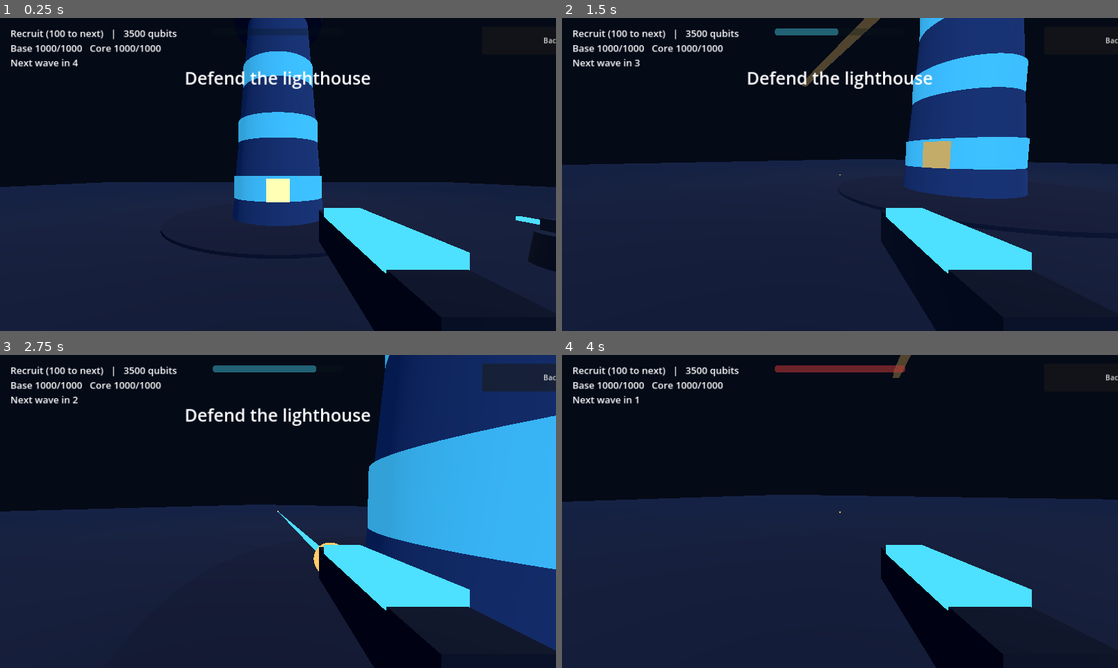
Above: before the commit, frames 1-4 (two rows, left to right).
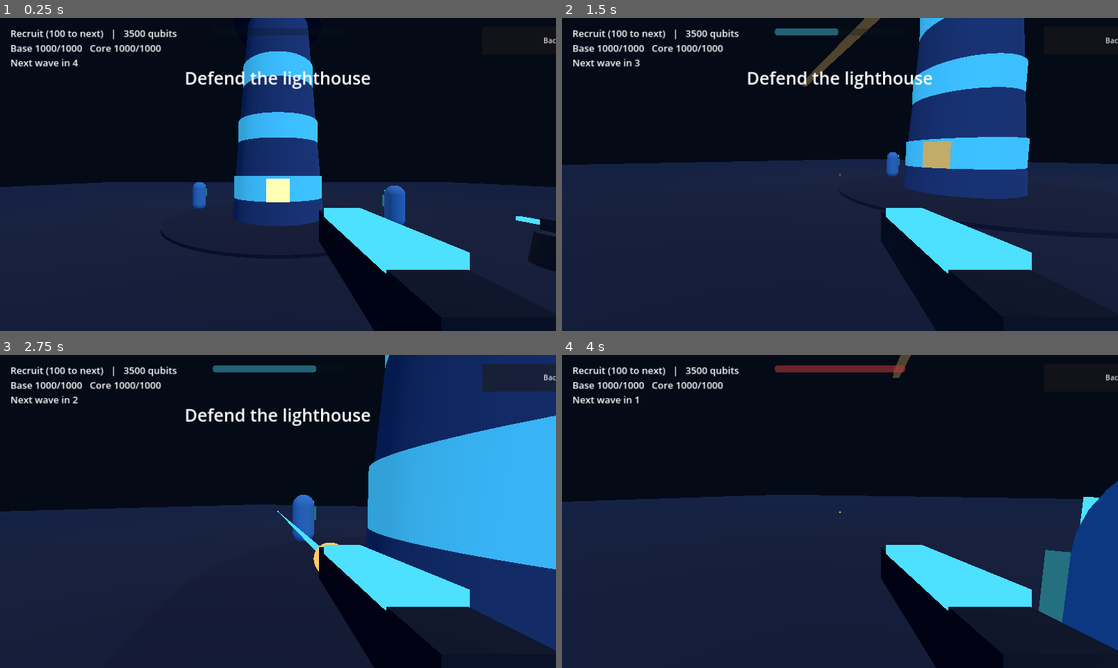
Above: after the commit, the same moments.

Repository: V1ron6/lighthouse
Game: Godot game, scene res://scenes/base/base_defence.tscn
The game is run twice, just before and just after one commit, with the same random seed, the same clock (stepped at 60 frames per second) and the same inputs. This scene is started directly instead of the project's main scene.
Inputs (mouse positions are in pixels of both pictures, inside the frame that each line leads up to):
- Up to frame 1 (0.25 s): no input
- Up to frame 2 (1.5 s): move the mouse to (962, 158) at 0.52 s; hold D (move_right) 0.53-1.28 s; hold Space (fire) 0.53-1.28 s; click (962, 158) at 0.67 s; move the mouse to (812, 174) at 1.27 s; hold W (move_forward) from 1.28 s (still down); tap Space (fire) at 1.35 s
- Up to frame 3 (2.75 s): keep holding W (move_forward); move the mouse to (289, 505) at 2.02 s; hold Space (fire) from 2.03 s (still down)
- Up to frame 4 (4 s): keep holding W (move_forward); move the mouse to (834, 517) at 2.77 s; release Space (fire) at 2.78 s; tap Space (fire) at 2.85 s; click (834, 517) at 2.92 s; move the mouse to (878, 514) at 3.52 s; hold Space (fire) from 3.53 s (still down)

The runs differ from the first frame. In frame 1, 0.6% of the frame differs, in the area x 34-73%, y 52-67%; in frame 2, 0.2%; in frame 3, 0.5%; in frame 4, 4.8%, in the area x 85-100%, y 40-95%.

Commit message:
stage 9

Diff:
--- a/autoload/game_manager.gd
+++ b/autoload/game_manager.gd
@@ -23,6 +23,10 @@
 ## Base attack while the player is away on a mission (they chose to continue).
 ## Each turret stops this many attackers. The rest damage the base.
 const DEFENDED_PER_TURRET := 4
+## Each comrade left at the base stops this many attackers while the player is away.
+const DEFENDED_PER_COMRADE := 2
+## Comrades the lighthouse can station: this plus one per rank.
+const BASE_COMRADE_SLOTS := 2
 const DAMAGE_PER_LEAKED := 60
 ## Turrets the lighthouse can run at once: this plus one per rank.
 const BASE_TURRET_SLOTS := 1
@@ -46,6 +50,7 @@
 const STARTING_INVENTORY := {
 	"fighter_jet": 1,
 	"turret": 1,
+	"comrade": 2,
 	"energy_rifle": 1,
 	"machete": 1,
 }
@@ -163,6 +168,15 @@
 	return mini(inventory.get("turret", 0), max_turrets())
 
 
+## Comrades stationed at the lighthouse: owned, capped by rank.
+func usable_comrades() -> int:
+	return mini(inventory.get("comrade", 0), max_comrades())
+
+
+func max_comrades() -> int:
+	return BASE_COMRADE_SLOTS + rank_index
+
+
 func max_turrets() -> int:
 	return BASE_TURRET_SLOTS + rank_index
 
@@ -232,12 +246,14 @@
 ## is attacked by `strength` enemies. Changes nothing.
 func preview_unattended_attack(strength: int) -> Dictionary:
 	var turrets: int = usable_turrets()
-	var defended := turrets * DEFENDED_PER_TURRET
+	var comrades: int = usable_comrades()
+	var defended := turrets * DEFENDED_PER_TURRET + comrades * DEFENDED_PER_COMRADE
 	var leaked := maxi(0, strength - defended)
 	var raw_damage := leaked * DAMAGE_PER_LEAKED
 	var base_damage := mini(base_health, raw_damage)
 	return {
 		"turrets": turrets,
+		"comrades": comrades,
 		"defended": mini(defended, strength),
 		"leaked": leaked,
 		"base_damage": base_damage,
--- a/data/item_data.gd
+++ b/data/item_data.gd
@@ -20,13 +20,15 @@
 	"interceptor": {"name": "Interceptor jet", "type": "vehicle", "min_rank": 2, "price": 7000},
 	"gunship": {"name": "Gunship", "type": "vehicle", "min_rank": 4, "price": 15000},
 
+	"comrade": {"name": "Comrade soldier", "type": "crew", "min_rank": 0, "price": 900},
+
 	# Raw goods. Their prices change over time (see GameManager.roll_prices).
 	"ammo": {"name": "Ammo crate", "type": "raw", "min_rank": 0, "price": 20},
 	"fuel": {"name": "Fuel cell", "type": "raw", "min_rank": 0, "price": 35},
 	"supplies": {"name": "Supply pack", "type": "raw", "min_rank": 0, "price": 25},
 }
 
-const TYPE_ORDER: Array[String] = ["weapon", "defence", "vehicle"]
+const TYPE_ORDER: Array[String] = ["weapon", "defence", "crew", "vehicle"]
 
 
 static func base_price(item_id: String) -> int:
--- a/scenes/base/base_defence.gd
+++ b/scenes/base/base_defence.gd
@@ -6,6 +6,7 @@
 const HudScript := preload("res://scenes/ui/game_hud.gd")
 const BaseScript := preload("res://scenes/base/lighthouse_base.gd")
 const TurretScript := preload("res://scenes/base/turret.gd")
+const ComradeScript := preload("res://scenes/base/comrade.gd")
 const WaveScript := preload("res://scenes/base/wave_manager.gd")
 
 const MAIN_SCENE := "res://scenes/levels/main.tscn"
@@ -38,6 +39,7 @@
 
 	add_child(BaseScript.new())
 	_build_turrets()
+	_build_comrades()
 
 	_hud = HudScript.new()
 	add_child(_hud)
@@ -135,6 +137,17 @@
 		add_child(turret)
 
 
+## The player's comrades, stationed in a ring around the lighthouse.
+func _build_comrades() -> void:
+	var count: int = GameManager.usable_comrades()
+	for i in count:
+		var angle := TAU * float(i) / maxf(1.0, float(count)) + 0.4
+		var comrade: CharacterBody3D = ComradeScript.new()
+		comrade.post = Vector3(cos(angle) * 5.5, 0.0, sin(angle) * 5.5)
+		comrade.position = comrade.post + Vector3(0.0, 0.1, 0.0)
+		add_child(comrade)
+
+
 func _spawn_player() -> void:
 	_player = PlayerScene.instantiate()
 	_player.position = PLAYER_START
--- /dev/null
+++ b/scenes/base/comrade.gd
@@ -0,0 +1,313 @@
+extends CharacterBody3D
+## Comrade: one of the player's own soldiers, stationed at the lighthouse.
+## Fights beside the player when the base is attacked. The player goes on missions
+## alone, so while away the comrades hold the base (see GameManager.DEFENDED_PER_COMRADE).
+##
+## Decision loop every 0.3s:
+##   GUARD      stand at an assigned post near the lighthouse
+##   ENGAGE     pick the best target in range (enemies closest to the base first,
+##              weakest first among those), keep distance, strafe, shoot
+##   FALL_BACK  below 35% health: take cover on the far side of the lighthouse
+##              from the nearest enemy, heal, return at 70%
+##   DOWN       out of the fight; back at the post after a delay (never lost for good)
+
+enum State { GUARD, ENGAGE, FALL_BACK, DOWN }
+
+const Fx := preload("res://scripts/fx.gd")
+
+const MAX_HEALTH := 100
+const SPEED := 5.5
+const TURN_SPEED := 9.0
+const FIRE_RANGE := 24.0
+const PREFERRED_RANGE := 12.0
+const FIRE_INTERVAL := 0.6
+const DAMAGE := 12
+const ACCURACY := 0.8
+const THINK_INTERVAL := 0.3
+const LEASH := 15.0
+const FALL_BACK_HEALTH := 0.35
+const RECOVER_HEALTH := 0.7
+const REGEN_PER_SECOND := 5.0
+const RESPAWN_TIME := 25.0
+
+const BODY_COLOR := Color(0.25, 0.55, 0.8)
+const ARMOUR_COLOR := Color(0.3, 0.88, 1.0)
+const BOLT_COLOR := Color(0.4, 0.95, 1.0)
+
+signal downed
+
+## Where this comrade stands when idle. Set by the level before adding to the tree.
+var post := Vector3.ZERO
+var health := MAX_HEALTH
+var state: State = State.GUARD
+
+var _base: Node3D = null
+var _target: Node3D = null
+var _wall_normal := Vector3.ZERO
+var _gravity: float = ProjectSettings.get_setting("physics/3d/default_gravity")
+var _think_timer := randf() * THINK_INTERVAL
+var _fire_cooldown := 0.0
+var _strafe := 1.0 if randf() < 0.5 else -1.0
+var _down_timer := 0.0
+var _shape: CollisionShape3D
+var _visual: Node3D
+
+
+func _ready() -> void:
+	add_to_group("allies")
+	_shape = CollisionShape3D.new()
+	var capsule := CapsuleShape3D.new()
+	capsule.height = 1.8
+	capsule.radius = 0.4
+	_shape.shape = capsule
+	_shape.position = Vector3(0.0, 0.9, 0.0)
+	add_child(_shape)
+
+	_visual = Node3D.new()
+	add_child(_visual)
+	var body_material := StandardMaterial3D.new()
+	body_material.albedo_color = BODY_COLOR
+	var body := MeshInstance3D.new()
+	var body_mesh := CapsuleMesh.new()
+	body_mesh.radius = 0.4
+	body_mesh.height = 1.8
+	body_mesh.material = body_material
+	body.mesh = body_mesh
+	body.position = Vector3(0.0, 0.9, 0.0)
+	_visual.add_child(body)
+
+	var visor := MeshInstance3D.new()
+	var visor_mesh := BoxMesh.new()
+	visor_mesh.size = Vector3(0.5, 0.14, 0.12)
+	visor_mesh.material = Fx.glow_material(ARMOUR_COLOR)
+	visor.mesh = visor_mesh
+	visor.position = Vector3(0.0, 1.5, -0.34)
+	_visual.add_child(visor)
+
+	var plate := MeshInstance3D.new()
+	var plate_mesh := BoxMesh.new()
+	plate_mesh.size = Vector3(0.7, 0.5, 0.2)
+	plate_mesh.material = Fx.glow_material(ARMOUR_COLOR.darkened(0.5))
+	plate.mesh = plate_mesh
+	plate.position = Vector3(0.0, 1.1, -0.28)
+	_visual.add_child(plate)
+
+
+func _physics_process(delta: float) -> void:
+	if state == State.DOWN:
+		_down_timer -= delta
+		if _down_timer <= 0.0:
+			_stand_up()
+		return
+
+	_fire_cooldown -= delta
+	_think_timer -= delta
+	if _think_timer <= 0.0:
+		_think_timer = THINK_INTERVAL
+		_think()
+
+	var move_direction := Vector3.ZERO
+	var face := Vector3.ZERO
+	var speed := SPEED
+	match state:
+		State.GUARD:
+			move_direction = _toward(post, 1.0)
+		State.ENGAGE:
+			if _target != null and is_instance_valid(_target):
+				var to_target := _target.global_position - global_position
+				to_target.y = 0.0
+				var distance := to_target.length()
+				face = to_target.normalized()
+				var side := Vector3(-face.z, 0.0, face.x)
+				if distance < PREFERRED_RANGE - 4.0:
+					move_direction = -face
+				elif distance > PREFERRED_RANGE + 4.0 and _within_leash(face):
+					move_direction = face
+				else:
+					move_direction = side * _strafe
+					speed *= 0.5
+		State.FALL_BACK:
+			move_direction = _toward(_cover_point(), 1.0)
+			health = mini(MAX_HEALTH, health + int(REGEN_PER_SECOND * delta + randf()))
+
+	if _wall_normal != Vector3.ZERO and move_direction != Vector3.ZERO:
+		var slid := move_direction.slide(_wall_normal)
+		if slid.length() < 0.3:
+			slid = Vector3(-_wall_normal.z, 0.0, _wall_normal.x) * _strafe
+		move_direction = slid.normalized()
+
+	velocity.x = move_direction.x * speed
+	velocity.z = move_direction.z * speed
+	if is_on_floor():
+		velocity.y = 0.0
+	else:
+		velocity.y -= _gravity * delta
+
+	var look := face if face != Vector3.ZERO else move_direction
+	if look != Vector3.ZERO:
+		rotation.y = lerp_angle(rotation.y, atan2(-look.x, -look.z), TURN_SPEED * delta)
+
+	move_and_slide()
+	_wall_normal = Vector3.ZERO
+	if is_on_wall():
+		var normal := get_wall_normal()
+		normal.y = 0.0
+		if normal.length() > 0.01:
+			_wall_normal = normal.normalized()
+
+	if state == State.ENGAGE or state == State.FALL_BACK:
+		_try_fire()
+
+
+# --- Thinking ---
+
+func _think() -> void:
+	if _base == null or not is_instance_valid(_base):
+		_base = get_tree().get_first_node_in_group("base") as Node3D
+	if randf() < 0.3:
+		_strafe = -_strafe
+
+	var hp := float(health) / MAX_HEALTH
+	_target = _best_target()
+	match state:
+		State.GUARD:
+			if hp < FALL_BACK_HEALTH:
+				state = State.FALL_BACK
+			elif _target != null:
+				state = State.ENGAGE
+		State.ENGAGE:
+			if hp < FALL_BACK_HEALTH:
+				state = State.FALL_BACK
+			elif _target == null:
+				state = State.GUARD
+		State.FALL_BACK:
+			if hp >= RECOVER_HEALTH:
+				state = State.GUARD
+
+
+## Enemies near the lighthouse come first (they are hurting the base), and the
+## weakest of those first, so kills happen fast. Needs a clear line of fire.
+func _best_target() -> Node3D:
+	var best: Node3D = null
+	var best_score := INF
+	var base_pos := _base.global_position if _base != null else global_position
+	for enemy in get_tree().get_nodes_in_group("enemies"):
+		var node := enemy as Node3D
+		if node == null:
+			continue
+		var distance := node.global_position.distance_to(global_position)
+		if distance > FIRE_RANGE:
+			continue
+		if not _has_line_of_sight(node):
+			continue
+		var enemy_health: float = float(node.get("health")) if node.get("health") != null else 50.0
+		var score := node.global_position.distance_to(base_pos) + enemy_health * 0.1
+		if score < best_score:
+			best_score = score
+			best = node
+	return best
+
+
+func _nearest_enemy() -> Node3D:
+	var best: Node3D = null
+	var best_distance := INF
+	for enemy in get_tree().get_nodes_in_group("enemies"):
+		var node := enemy as Node3D
+		if node == null:
+			continue
+		var distance := node.global_position.distance_to(global_position)
+		if distance < best_distance:
+			best_distance = distance
+			best = node
+	return best
+
+
+## The spot on the far side of the lighthouse from the nearest enemy.
+func _cover_point() -> Vector3:
+	if _base == null:
+		return post
+	var threat := _nearest_enemy()
+	if threat == null:
+		return post
+	var away := _base.global_position - threat.global_position
+	away.y = 0.0
+	if away.length() < 0.1:
+		return post
+	return _base.global_position + away.normalized() * 6.0
+
+
+func _within_leash(direction: Vector3) -> bool:
+	if _base == null:
+		return true
+	var ahead := global_position + direction * 2.0
+	return ahead.distance_to(_base.global_position) <= LEASH
+
+
+func _toward(point: Vector3, stop_distance: float) -> Vector3:
+	var delta := point - global_position
+	delta.y = 0.0
+	if delta.length() <= stop_distance:
+		return Vector3.ZERO
+	return delta.normalized()
+
+
+func _has_line_of_sight(node: Node3D) -> bool:
+	var from := global_position + Vector3(0.0, 1.4, 0.0)
+	var to := node.global_position + Vector3(0.0, 0.8, 0.0)
+	var query := PhysicsRayQueryParameters3D.create(from, to)
+	query.exclude = [get_rid()]
+	var hit := get_world_3d().direct_space_state.intersect_ray(query)
+	if hit.is_empty():
+		return true
+	return hit["collider"] == node
+
+
+# --- Shooting ---
+
+func _try_fire() -> void:
+	if _fire_cooldown > 0.0:
+		return
+	var enemy := _target
+	if state == State.FALL_BACK:
+		enemy = _nearest_enemy()
+	if enemy == null or not is_instance_valid(enemy) or not enemy.has_method("take_hit"):
+		return
+	if enemy.global_position.distance_to(global_position) > FIRE_RANGE or not _has_line_of_sight(enemy):
+		return
+	_fire_cooldown = FIRE_INTERVAL
+	var from := global_position + Vector3(0.0, 1.4, 0.0)
+	var to := enemy.global_position + Vector3(0.0, 0.8, 0.0)
+	if randf() <= ACCURACY:
+		enemy.take_hit(DAMAGE)
+	else:
+		to += Vector3(randf_range(-1.0, 1.0), randf_range(-0.4, 0.4), randf_range(-1.0, 1.0))
+	Fx.tracer(self, from, to, BOLT_COLOR)
+
+
+# --- Damage ---
+
+func take_damage(amount: int) -> void:
+	if state == State.DOWN or amount <= 0:
+		return
+	health = maxi(0, health - amount)
+	if health == 0:
+		_go_down()
+
+
+func _go_down() -> void:
+	state = State.DOWN
+	_down_timer = RESPAWN_TIME
+	remove_from_group("allies")
+	_shape.set_deferred("disabled", true)
+	_visual.visible = false
+	downed.emit()
+
+
+func _stand_up() -> void:
+	health = MAX_HEALTH
+	state = State.GUARD
+	global_position = post + Vector3(0.0, 0.1, 0.0)
+	velocity = Vector3.ZERO
+	add_to_group("allies")
+	_shape.set_deferred("disabled", false)
+	_visual.visible = true
--- a/scenes/enemies/scout.gd
+++ b/scenes/enemies/scout.gd
@@ -159,7 +159,23 @@
 		if to_player.length() <= AGGRO_RANGE:
 			target = _player
 			return
-	target = _base
+	var ally := _nearest_ally(5.0)
+	target = ally if ally != null else _base
+
+
+## A comrade close by that is worth biting on the way to the lighthouse.
+func _nearest_ally(max_distance: float) -> Node3D:
+	var best: Node3D = null
+	var best_distance := max_distance
+	for node in get_tree().get_nodes_in_group("allies"):
+		var ally := node as Node3D
+		if ally == null:
+			continue
+		var distance := ally.global_position.distance_to(global_position)
+		if distance < best_distance:
+			best_distance = distance
+			best = ally
+	return best
 
 
 func take_hit(damage: int) -> void:
--- a/scenes/enemies/soldier.gd
+++ b/scenes/enemies/soldier.gd
@@ -281,6 +281,10 @@
 ## The player, plus every turret that can reach this soldier.
 func _count_threats() -> int:
 	var count := 1 if _player != null else 0
+	for comrade in get_tree().get_nodes_in_group("allies"):
+		var friend := comrade as Node3D
+		if friend != null and friend.global_position.distance_to(global_position) <= TURRET_THREAT_RADIUS:
+			count += 1
 	for turret in get_tree().get_nodes_in_group("turrets"):
 		var node := turret as Node3D
 		if node != null and node.global_position.distance_to(global_position) <= TURRET_THREAT_RADIUS:
@@ -319,7 +323,22 @@
 		if to_player.length() <= range_limit:
 			target = _player
 			return
-	target = _base
+	var ally := _nearest_ally(12.0)
+	target = ally if ally != null else _base
+
+
+func _nearest_ally(max_distance: float) -> Node3D:
+	var best: Node3D = null
+	var best_distance := max_distance
+	for node in get_tree().get_nodes_in_group("allies"):
+		var ally := node as Node3D
+		if ally == null:
+			continue
+		var distance := ally.global_position.distance_to(global_position)
+		if distance < best_distance:
+			best_distance = distance
+			best = ally
+	return best
 
 
 func _has_line_of_sight() -> bool:
--- a/scenes/levels/main.gd
+++ b/scenes/levels/main.gd
@@ -52,7 +52,7 @@
 
 
 func _refresh(_a: Variant = null, _b: Variant = null) -> void:
-	_label.text = "LIGHTHOUSE  |  Stage 8\nRank: %s  (%d pts, %d to next)\nQubits: %d   Turret slots: %d\nBase: %d/%d   Core: %d/%d" % [
+	_label.text = "LIGHTHOUSE  |  Stage 9\nRank: %s  (%d pts, %d to next)\nQubits: %d   Turret slots: %d\nBase: %d/%d   Core: %d/%d" % [
 		GameManager.get_rank_name(),
 		GameManager.points,
 		GameManager.points_to_next_rank(),
--- a/scenes/missions/mission_level.gd
+++ b/scenes/missions/mission_level.gd
@@ -116,8 +116,8 @@
 	var text := "ALERT: the lighthouse is under attack!\nAttackers: %d\n\n" % strength
 	text += "Defend the base: this mission is abandoned and its reward (%d qubits, %d points) is lost.\n\n" % [
 		int(_mission["reward_qubits"]), int(_mission["reward_points"])]
-	text += "Carry on: your turrets stop %d attackers. The base takes about %d damage and you lose about %d rank points." % [
-		int(preview["defended"]), int(preview["base_damage"]) + int(preview["core_damage"]), int(preview["points_lost"])]
+	text += "Carry on: your %d turrets and %d comrades stop %d attackers. The base takes about %d damage and you lose about %d rank points." % [
+		int(preview["turrets"]), int(preview["comrades"]), int(preview["defended"]), int(preview["base_damage"]) + int(preview["core_damage"]), int(preview["points_lost"])]
 	_panel_mode = "attack"
 	get_tree().paused = true
 	_hud.show_panel(text, ["Defend the base", "Carry on with the mission"])
--- a/scenes/ui/armoury.gd
+++ b/scenes/ui/armoury.gd
@@ -3,7 +3,7 @@
 ## Shows what the player owns and what is still locked. Buying comes in Stage 7.
 
 const ItemData := preload("res://data/item_data.gd")
-const TYPE_TITLES := {"weapon": "WEAPONS", "defence": "LIGHTHOUSE DEFENCES", "vehicle": "VEHICLES"}
+const TYPE_TITLES := {"weapon": "WEAPONS", "defence": "LIGHTHOUSE DEFENCES", "crew": "CREW", "vehicle": "VEHICLES"}
 
 var _list: VBoxContainer
 var _header: Label
@@ -44,7 +44,7 @@
 
 
 func _rebuild() -> void:
-	_header.text = "ARMOURY  |  %s  |  turret slots: %d" % [GameManager.get_rank_name(), GameManager.max_turrets()]
+	_header.text = "ARMOURY  |  %s  |  turret slots: %d  |  comrade slots: %d" % [GameManager.get_rank_name(), GameManager.max_turrets(), GameManager.max_comrades()]
 	for child in _list.get_children():
 		child.queue_free()
 	for type in ItemData.TYPE_ORDER:
--- a/scenes/ui/market.gd
+++ b/scenes/ui/market.gd
@@ -8,9 +8,10 @@
 	"raw": "RAW GOODS (prices change)",
 	"weapon": "WEAPONS",
 	"defence": "LIGHTHOUSE DEFENCES",
+	"crew": "CREW",
 	"vehicle": "VEHICLES",
 }
-const SECTION_ORDER: Array[String] = ["raw", "weapon", "defence", "vehicle"]
+const SECTION_ORDER: Array[String] = ["raw", "weapon", "defence", "crew", "vehicle"]
 
 var _colony_ids: Array[String] = []
 var _colony_pick: OptionButton
Not shown, changed: CHANGELOG.md
Not shown, changed: PROGRESS.md
